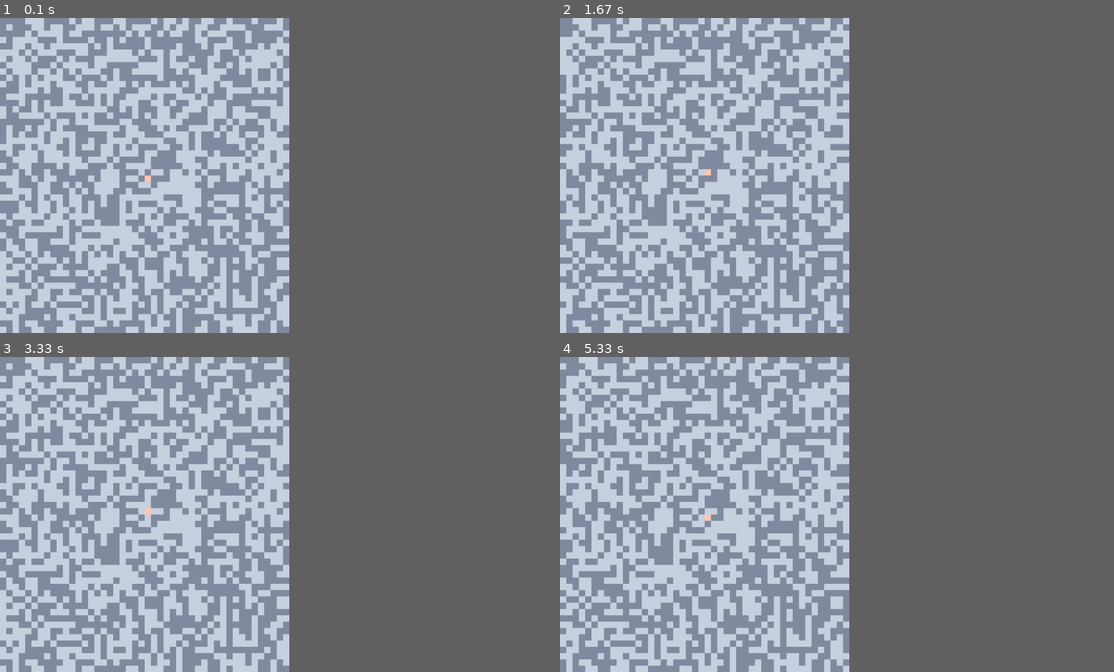
Above: before the commit, frames 1-4 (two rows, left to right).
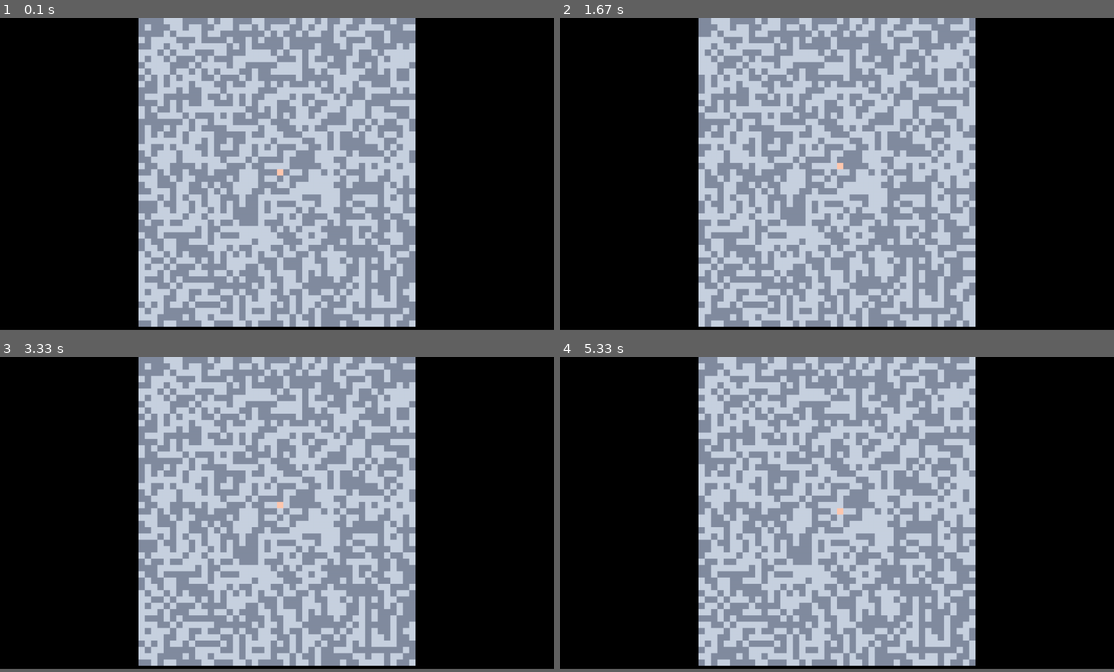
Above: after the commit, the same moments.

Repository: richpet9/pygame-tile-game
Game: pygame game, started from engine.py
Same seed, same stepped clock (60 frames per second), same inputs: the game is played once before the commit and once after it.
Inputs:
- Up to frame 1 (0.1 s): no input
- Up to frame 2 (1.67 s): hold D 0.33-0.8 s; hold W 0.83-1.13 s; hold D 1.17-1.63 s
- Up to frame 3 (3.33 s): hold A 1.67-2.2 s; hold S 2.23-2.53 s; hold A 2.57-2.97 s; hold W from 3 s (still down)
- Up to frame 4 (5.33 s): release W at 3.37 s; hold D 3.4-4.03 s; hold S 4.07-4.43 s; hold A 4.47-4.93 s; hold D from 4.97 s (still down)
In our replay, the window is 470x511 before the commit and 900x506 after it. These sizes can differ from the game's own. Grey fills any space a smaller window leaves; there, only what the larger window draws over its background counts as a difference.

The runs differ from the first frame. In frame 1, 61% of the frame differs, in the area x 0-75%, y 0-100%; in frame 2, 61%; in frame 3, 61%; in frame 4, 61%.

Commit message:
added space for HUD

Diff:
--- a/constants.py
+++ b/constants.py
@@ -2,11 +2,17 @@
 Constant values throughout the program
 '''
 # SIZES OF THINGS IN PIXELS
-DISPLAY_WIDTH = 736
-DISPLAY_HEIGHT = 800
+DISPLAY_WIDTH = 1408
+DISPLAY_HEIGHT = 792
 CELL_WIDTH = 16
 CELL_HEIGHT = 16
+CAMERA_WIDTH = DISPLAY_WIDTH // 2
+CAMERA_HEIGHT = DISPLAY_HEIGHT
 
 # SIZES OF THINGS IN CELLS
 MAP_WIDTH = 64
 MAP_HEIGHT = 1024
+DISPLAY_WIDTH_CELL = DISPLAY_WIDTH // CELL_WIDTH
+DISPLAY_HEIGHT_CELL = DISPLAY_HEIGHT // CELL_HEIGHT
+CAMERA_WIDTH_CELL = CAMERA_WIDTH // CELL_WIDTH
+CAMERA_HEIGHT_CELL = CAMERA_HEIGHT // CELL_HEIGHT
--- a/engine.py
+++ b/engine.py
@@ -6,9 +6,6 @@
 import constants
 import world
 import player
-
-constants.DISPLAY_WIDTH_CELL = constants.DISPLAY_WIDTH // constants.CELL_WIDTH
-constants.DISPLAY_HEIGHT_CELL = constants.DISPLAY_HEIGHT // constants.CELL_HEIGHT
 
 
 class GameObject:
@@ -62,12 +59,11 @@
         '''
         Begins the game loop
         '''
-        self.player = player.Player(constants.DISPLAY_WIDTH_CELL // 2,
-                                    constants.DISPLAY_HEIGHT_CELL // 2)
+        self.player = player.Player(constants.CAMERA_WIDTH_CELL // 2,
+                                    constants.CAMERA_HEIGHT_CELL // 2)
         self.objects.append(self.player)
 
-        self.camera.set_cells((self.player.x_cell - (constants.DISPLAY_WIDTH_CELL // 2),
-                               self.player.y_cell - (constants.DISPLAY_HEIGHT_CELL // 2)))
+        self.camera.set_cells((0, 0))
 
         self.main_loop()
 
@@ -88,8 +84,8 @@
                 quit_game = True
             if(inputs.get('move_player')):
                 self.player.move(inputs.get('move_player'))
-                self.camera.set_cells((self.player.x_cell - (constants.DISPLAY_WIDTH_CELL // 2),
-                                       self.player.y_cell - (constants.DISPLAY_HEIGHT_CELL // 2)))
+                self.camera.set_cells((self.player.x_cell - (constants.CAMERA_WIDTH_CELL // 2),
+                                       self.player.y_cell - (constants.CAMERA_HEIGHT_CELL // 2)))
 
             # Draw everything
             self.draw()
@@ -120,7 +116,7 @@
             game_object.draw(self.surface_map, self.camera)
 
         # Blit the surface map to the main surface
-        self.surface_main.blit(self.surface_map, (0, 0),
+        self.surface_main.blit(self.surface_map, (constants.DISPLAY_WIDTH // 4, 0),
                                self.camera.get_rect())
 
 
--- a/world.py
+++ b/world.py
@@ -3,8 +3,8 @@
 '''
 import random
 import pygame
+import constants
 from util import clamp
-from constants import DISPLAY_WIDTH, DISPLAY_HEIGHT, CELL_WIDTH, CELL_HEIGHT, MAP_WIDTH, MAP_HEIGHT
 
 TERRAIN_COLORS = {
     "snow": (200, 210, 225),
@@ -24,14 +24,23 @@
                       for x in range(width)]
 
     def draw(self, surface, camera):
-        width_cell = DISPLAY_WIDTH // CELL_WIDTH
-        height_cell = DISPLAY_HEIGHT // CELL_HEIGHT
+        width_cell = constants.DISPLAY_WIDTH // constants.CELL_WIDTH
+        height_cell = constants.DISPLAY_HEIGHT // constants.CELL_HEIGHT
 
         for y_tile in range(camera.y_cell, camera.y_cell + height_cell):
             for x_tile in range(camera.x_cell, camera.x_cell + width_cell):
+                if(x_tile < 0 or x_tile > constants.MAP_WIDTH - 1):
+                    continue
+                if(y_tile < 0 or y_tile > constants.MAP_HEIGHT - 1):
+                    continue
+
                 tile_to_draw = self.tiles[x_tile][y_tile]
-                pygame.draw.rect(surface, TERRAIN_COLORS[tile_to_draw.terrain], pygame.Rect(
-                    x_tile * CELL_WIDTH, y_tile * CELL_HEIGHT, CELL_WIDTH, CELL_HEIGHT))
+                pygame.draw.rect(surface,
+                                 TERRAIN_COLORS[tile_to_draw.terrain],
+                                 pygame.Rect(x_tile * constants.CELL_WIDTH,
+                                             y_tile * constants.CELL_HEIGHT,
+                                             constants.CELL_WIDTH,
+                                             constants.CELL_HEIGHT))
 
 
 class Tile:
@@ -54,13 +63,13 @@
         self.y_cell = y
 
     def get_rect(self):
-        return pygame.Rect(self.x_cell * CELL_WIDTH,
-                           self.y_cell * CELL_WIDTH,
-                           DISPLAY_WIDTH,
-                           DISPLAY_HEIGHT)
+        return pygame.Rect(self.x_cell * constants.CELL_WIDTH,
+                           self.y_cell * constants.CELL_WIDTH,
+                           constants.CAMERA_WIDTH,
+                           constants.CAMERA_HEIGHT)
 
     def set_cells(self, coords):
         self.x_cell = clamp(coords[0], 0,
-                            MAP_WIDTH - (DISPLAY_WIDTH // CELL_WIDTH))
+                            constants.MAP_WIDTH - constants.CAMERA_WIDTH_CELL)
         self.y_cell = clamp(coords[1], 0,
-                            MAP_HEIGHT - (DISPLAY_HEIGHT // CELL_HEIGHT))
+                            constants.MAP_HEIGHT - constants.CAMERA_HEIGHT_CELL)
